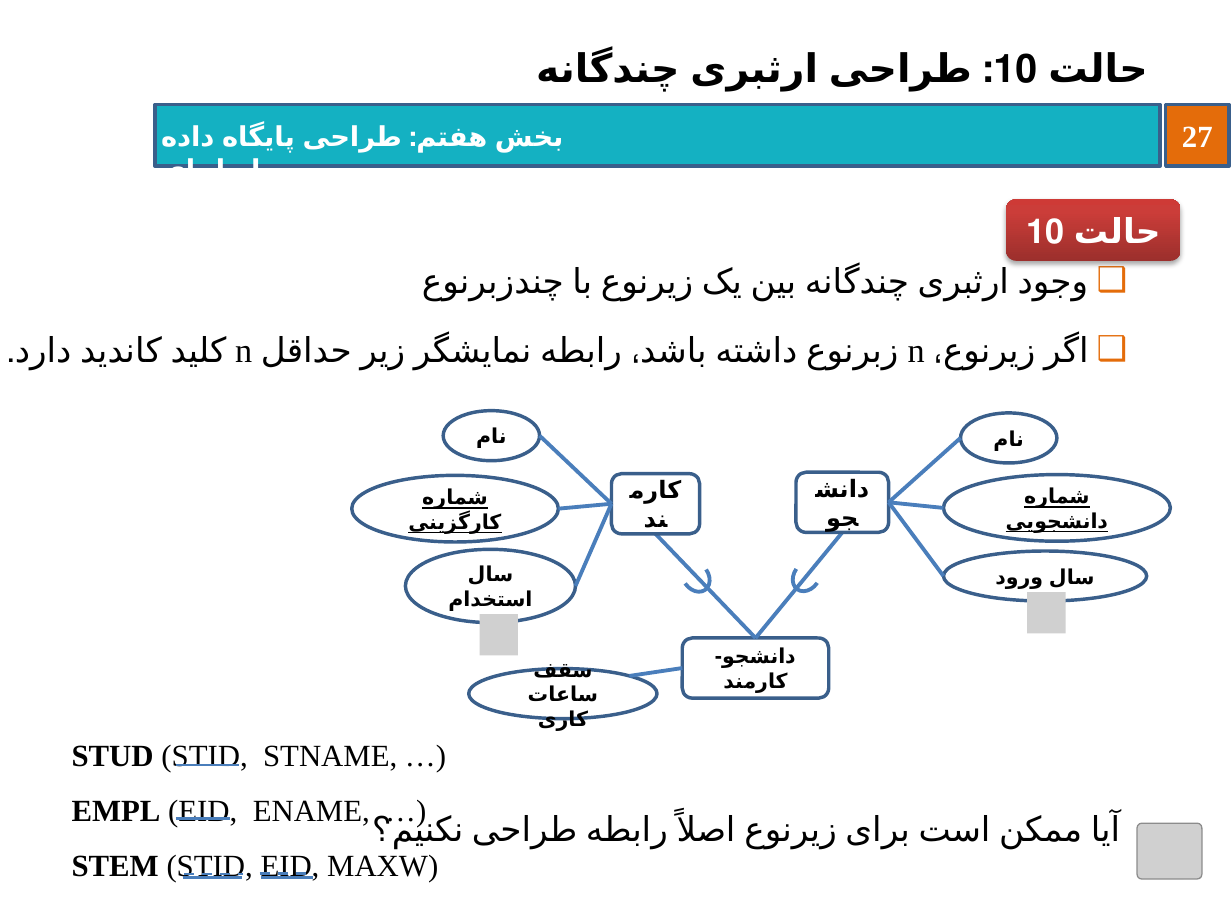
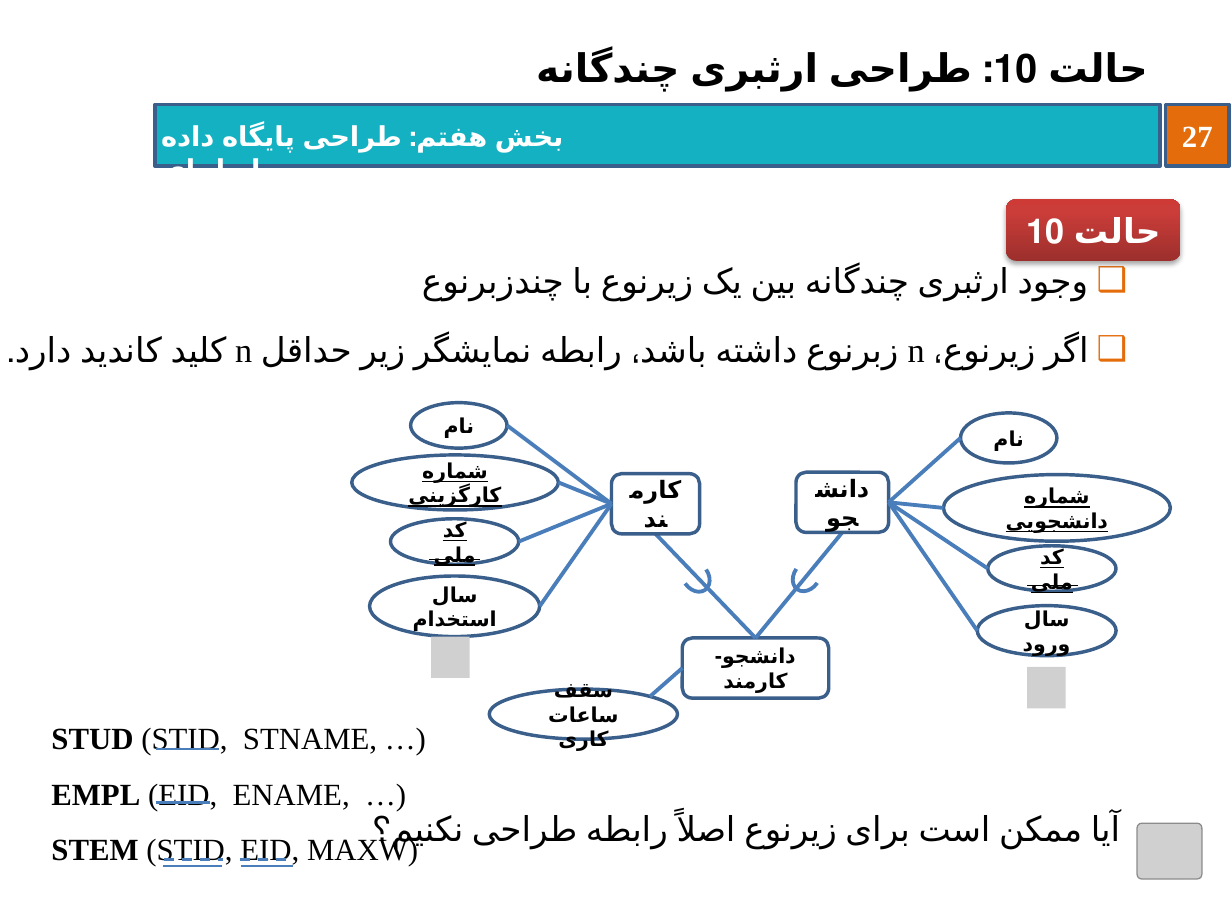
Before and after one commit to behnamhatami/DB-Slides, a slide deck: slide 27 of 7-DB-RDBDesign.pptx. Drawn at 1232x924 pixels with LibreOffice and Linux fonts; fonts in the diff are those of the drawing; grey boxes stand for pictures; background and template pictures are left out. Boxes give left, top, right and bottom in pixels: in the first picture for what was removed or moved away, otherwise in the second. Text is boxed around its words. In the diff, an @@ line names an element or a change of style, - is before the commit and + after.

```diff
--- a/7-DB-RDBDesign.pptx
+++ b/7-DB-RDBDesign.pptx
@@ ellipse "نام": place and size @@
-ellipse "نام" at bbox=[444, 410, 540, 461]
+ellipse "نام" at bbox=[410, 403, 506, 448]
@@ line moved from (611, 504) - (540, 436) to (611, 504) - (508, 425) @@
@@ ellipse "شماره کارگزینی": place and size @@
-ellipse "شماره کارگزینی" at bbox=[352, 476, 559, 542]
+ellipse "شماره کارگزینی" at bbox=[352, 455, 559, 510]
@@ line moved from (611, 504) - (575, 586) to (611, 504) - (540, 606) @@
@@ line moved from (611, 504) - (558, 509) to (611, 504) - (558, 483) @@
@@ line moved from (888, 503) - (944, 577) to (888, 503) - (977, 631) @@
@@ group added at bbox=[391, 503, 1116, 708]: 4 lines, 2 pictures, 2 ellipses @@
+کد ملی
+کد ملی
@@ ellipse "سال استخدام": place and size @@
-ellipse "سال استخدام" at bbox=[405, 549, 575, 622]
+ellipse "سال استخدام" at bbox=[370, 577, 540, 637]
@@ picture removed at bbox=[1027, 593, 1066, 634] @@
@@ picture removed at bbox=[479, 614, 517, 655] @@
@@ ellipse "سال ورود": place and size @@
-ellipse "سال ورود" at bbox=[944, 551, 1147, 601]
+ellipse "سال ورود" at bbox=[977, 606, 1116, 657]
@@ ellipse "سقف ساعات کاری": place and size @@
-ellipse "سقف ساعات کاری" at bbox=[468, 669, 657, 719]
+ellipse "سقف ساعات کاری" at bbox=[489, 689, 678, 739]
@@ line moved from (683, 668) - (630, 676) to (683, 668) - (650, 696) @@
@@ 4 lines, 1 text: place and size @@
-4 lines, 1 text at bbox=[72, 745, 438, 882]
+4 lines, 1 text at bbox=[51, 728, 418, 866]
@@ line moved from (182, 877) - (243, 877) to (163, 866) - (222, 866) @@
@@ line moved from (261, 877) - (313, 877) to (240, 866) - (292, 866) @@
```
Also in this commit, not shown: 34 other slides changed, 6 slides added.
